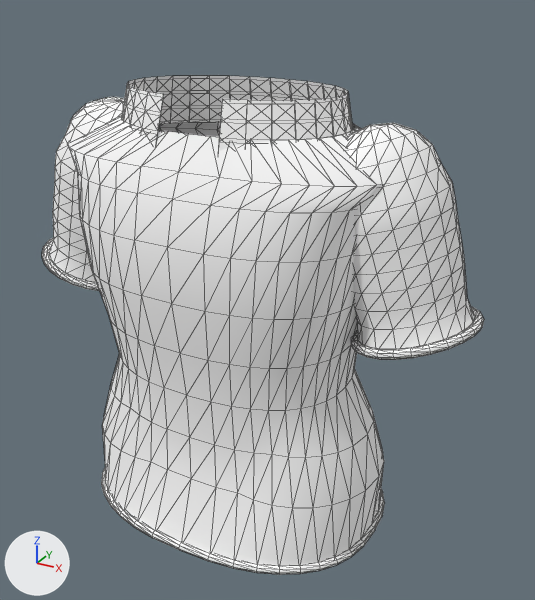
Before and after pictures for a commit that changed the glTF model modules/gamer-services/assets/avatars/v3/top_polo.male.glb.
One viewpoint serves both versions: a 50 mm camera at (0.478, -0.779, 1.469) aimed at (0.039, 0.019, 1.07). Lighting does not change. The marker at lower left points along +X, +Y and +Z. The older version comes first. Mesh edges are drawn as thin lines. Vertices at exactly the same position are counted once.

The scene before the commit, as lines of its bpy script (objects in view):
```python
me_top_polo = bpy.data.meshes.new('top_polo')
me_top_polo.from_pydata(...)  # 1800 vertices, 3396 faces; spans x -0.324..0.324, y -0.156..0.164, z 0.76..1.346
# faces by material slot: [3268, 128]
me_top_polo.materials.append(mat_top_polo_0)  # white #ffffff
me_top_polo.materials.append(mat_top_polo_1)  # white #f6f5f1
ob_top_polo = bpy.data.objects.new('top_polo', me_top_polo)
ob_top_polo.location = (0.0, 0.0, 0.0)
```
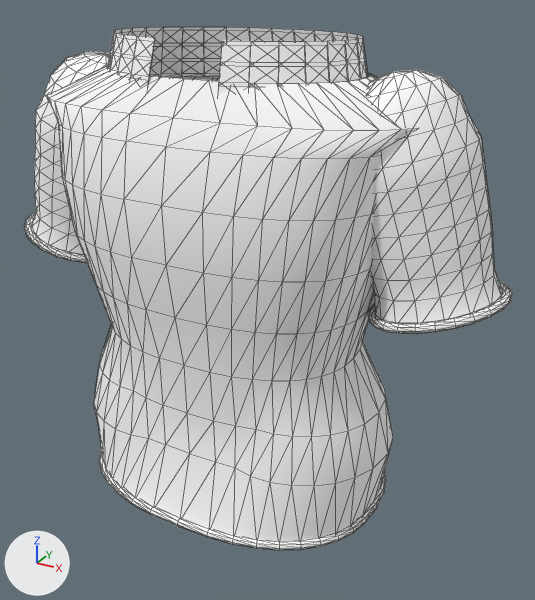
Scene script edits in JSON lines:
```json
{"block": "me_top_polo", "where": "# used by ob_top_polo; location = (0.0, 0.0, 0.0)"}
{"op": "remove", "block": "me_top_polo", "code": "me_top_polo.from_pydata(...)  # 1800 vertices, 3396 faces; spans x -0.324..0.324, y -0.156..0.164, z 0.76..1.346"}
{"op": "add", "block": "me_top_polo", "code": "me_top_polo.from_pydata(...)  # 1800 vertices, 3396 faces; spans x -0.351..0.351, y -0.156..0.164, z 0.8..1.406"}
{"block": "me_top_polo", "change": "me_top_polo part 1: the loose piece of 320 vertices spanning x -0.217..0.217, y -0.156..0.164, z 0.76..0.772 is moved by (0.0, 0.0, 0.04)"}
{"block": "me_top_polo", "change": "me_top_polo part 2: the loose piece of 198 vertices spanning x 0.127..0.315, y -0.067..0.087, z 1.057..1.318 is multiplied about its middle by the matrix ((1.051, 0.0, 0.01), (0.0, 1.049, 0.0), (-0.027, 0.0, 1.076)), then moved by (0.023, 0.0, 0.048)"}
{"block": "me_top_polo", "change": "me_top_polo part 3: the loose piece of 192 vertices spanning x 0.171..0.324, y -0.068..0.088, z 1.051..1.106 is scaled about its middle by (1.05, 1.04, 0.984), then moved by (0.023, 0.0, 0.039)"}
{"block": "me_top_polo", "change": "me_top_polo part 4: the loose piece of 198 vertices spanning x -0.315..-0.127, y -0.067..0.087, z 1.057..1.318 is multiplied about its middle by the matrix ((1.051, 0.0, -0.01), (0.0, 1.049, 0.0), (0.027, 0.0, 1.076)), then moved by (-0.023, 0.0, 0.048)"}
{"block": "me_top_polo", "change": "me_top_polo part 5: the loose piece of 192 vertices spanning x -0.324..-0.171, y -0.068..0.088, z 1.05..1.105 is scaled about its middle by (1.05, 1.04, 0.984), then moved by (-0.023, 0.0, 0.039)"}
{"block": "me_top_polo", "change": "me_top_polo part 6: the loose piece of 232 vertices spanning x -0.155..0.155, y -0.1..0.108, z 1.282..1.346 is scaled about its middle by (1.1, 1.05, 1), then moved by (0.0, 0.0, 0.06)"}
{"block": "me_top_polo", "change": "me_top_polo part 7: 400 of 1800 vertices moved; they spanned x -0.233..0.233, y -0.15..0.158, z 0.766..1.306 and now span x -0.259..0.259, y -0.15..0.158, z 0.806..1.366; mean shift (0.0, 0.0, 0.049); largest move (0.233, 0.0, 1.268) -> (0.259, 0.0, 1.328)"}
{"block": "me_top_polo", "change": "other edits to the shape of me_top_polo do not show in these pictures"}
```

Changed parts and their boxes [x1, y1, x2, y2] in the pictures (535 x 600 px; the box of a moved part takes in the faces that stretch with it):
```json
{"object": "top_polo", "change": "reshaped", "before": [42, 75, 484, 575], "after": [24, 27, 512, 550], "on screen": "10% wider"}
{"part": 1, "of": "me_top_polo", "change": "moved or reshaped", "before": [101, 468, 385, 575], "after": [99, 450, 386, 550]}
{"part": 2, "of": "me_top_polo", "change": "moved or reshaped", "before": [347, 123, 474, 349], "after": [368, 70, 502, 323]}
{"part": 3, "of": "me_top_polo", "change": "moved or reshaped", "before": [351, 307, 484, 360], "after": [368, 282, 512, 334]}
{"part": 4, "of": "me_top_polo", "change": "moved or reshaped", "before": [49, 97, 161, 282], "after": [31, 51, 110, 255]}
{"part": 5, "of": "me_top_polo", "change": "moved or reshaped", "before": [42, 238, 99, 291], "after": [24, 212, 87, 263]}
{"part": 6, "of": "me_top_polo", "change": "moved or reshaped", "before": [121, 75, 353, 151], "after": [107, 27, 368, 94]}
{"part": 7, "of": "me_top_polo", "change": "moved or reshaped", "before": [68, 115, 386, 566], "after": [47, 65, 416, 542]}
```
